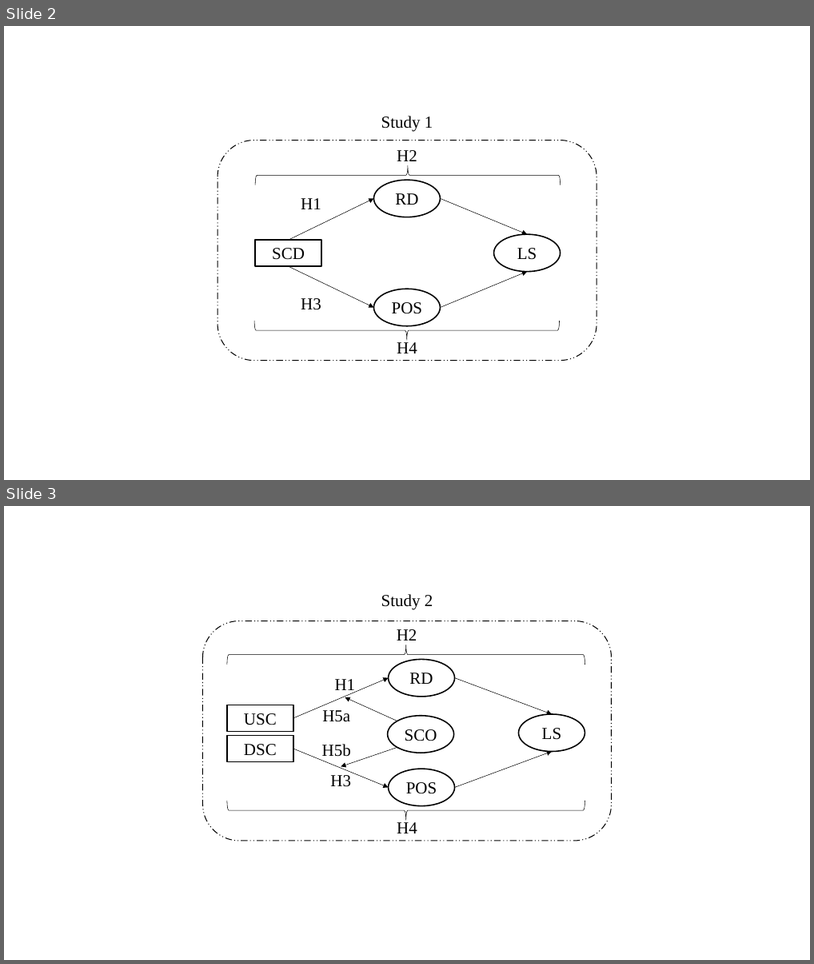
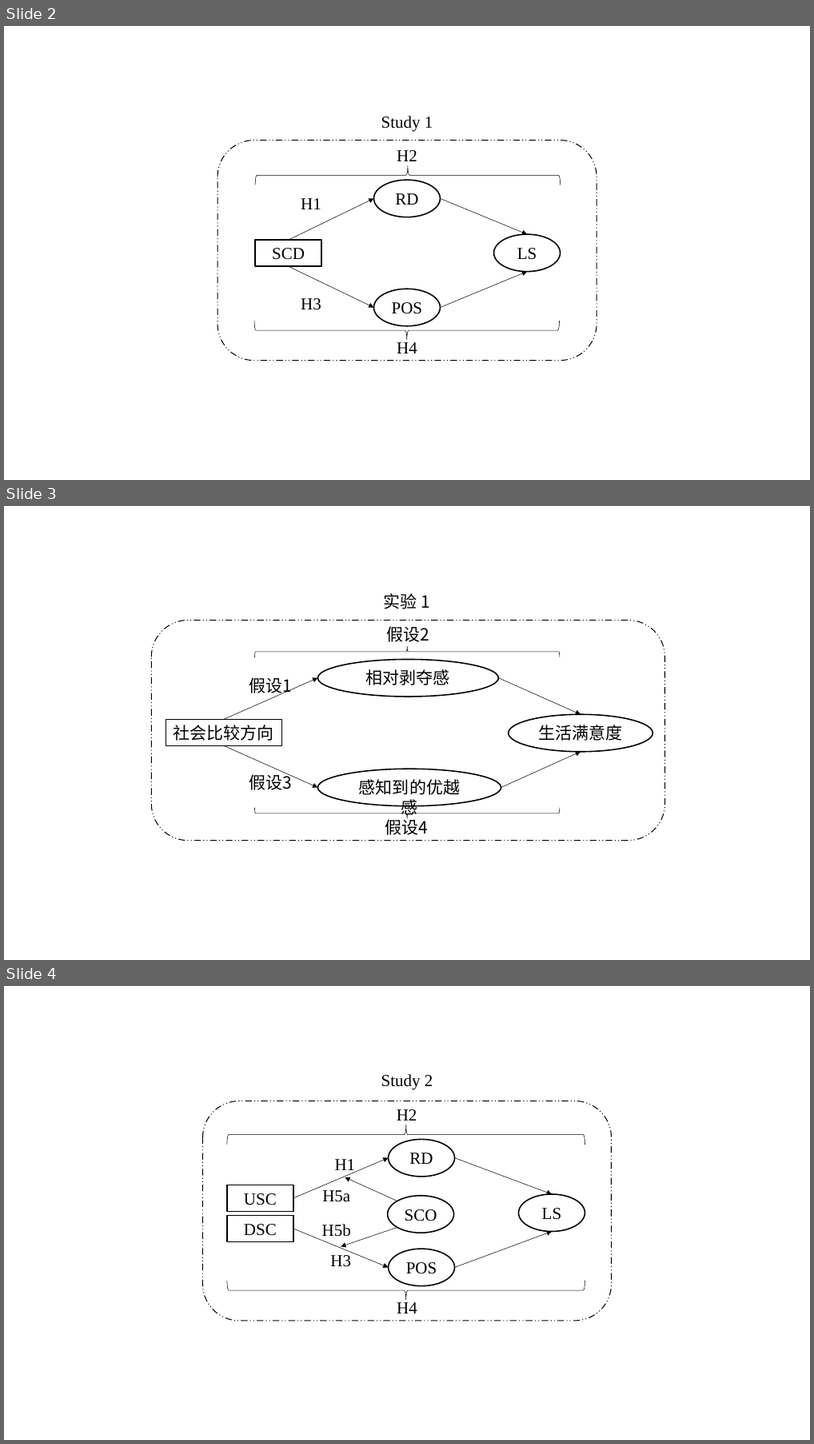
Before and after one commit to sinnyuki/SCO, a slide deck: 1_Protocol/1_2_Paper/H.pptx. Shown one above the other, each under a label of ours: slides 2 and 3 before the commit, slides 2, 3 and 4 after it. The pictures are 814x964 and 814x1444 pixels, drawn with LibreOffice and Linux fonts; fonts in the diff are those of the drawing. Boxes give left, top, right and bottom in pixels: in the first picture for what was removed or moved away, otherwise in the second. Text is boxed around its words. In the diff, an @@ line names an element or a change of style, - is before the commit and + after.

```diff
--- a/1_Protocol/1_2_Paper/H.pptx
+++ b/1_Protocol/1_2_Paper/H.pptx
@@ slide 3 added at [4, 506, 810, 960], background #FFFFFF @@
@@ text added at [384, 593, 431, 609], 20 pt, text #000000 @@
+实验 1
@@ rounded rectangle added at [152, 620, 666, 840], outline #000000 1 pt dashed @@
@@ left brace added at [255, 646, 561, 657], outline #000000 0.5 pt @@
@@ text added at [386, 626, 430, 642], 20 pt, text #000000 @@
+假设2
@@ ellipse added at [318, 659, 499, 696], outline #000000 1.5 pt, 20 pt, text #000000 @@
+相对剥夺感
@@ arrow added from (224, 719) to (318, 678), #000000 0.5 pt @@
@@ text added at [250, 677, 293, 696], 20 pt, text #000000 @@
+假设1
@@ arrow added from (499, 678) to (581, 714), #000000 0.5 pt @@
@@ rectangle added at [166, 719, 282, 745], outline #000000 1.5 pt, 20 pt, text #000000 @@
+社会比较方向
@@ ellipse added at [509, 714, 653, 752], outline #000000 1.5 pt, 20 pt, text #000000 @@
+生活满意度
@@ arrow added from (224, 745) to (318, 788), #000000 0.5 pt @@
@@ ellipse added at [318, 768, 502, 806], outline #000000 1.5 pt, 20 pt, text #000000 @@
+感知到的优越感
@@ arrow added from (502, 788) to (581, 752), #000000 0.5 pt @@
@@ text added at [250, 772, 293, 790], 20 pt, text #000000 @@
+假设3
@@ left brace added at [255, 808, 561, 819], outline #000000 0.5 pt @@
@@ text added at [386, 816, 429, 835], 20 pt, text #000000 @@
+假设4
@@ what was slide 3 is now slide 4 @@
```
Also in this commit, not shown: 2 other slides added, 5 other files.
